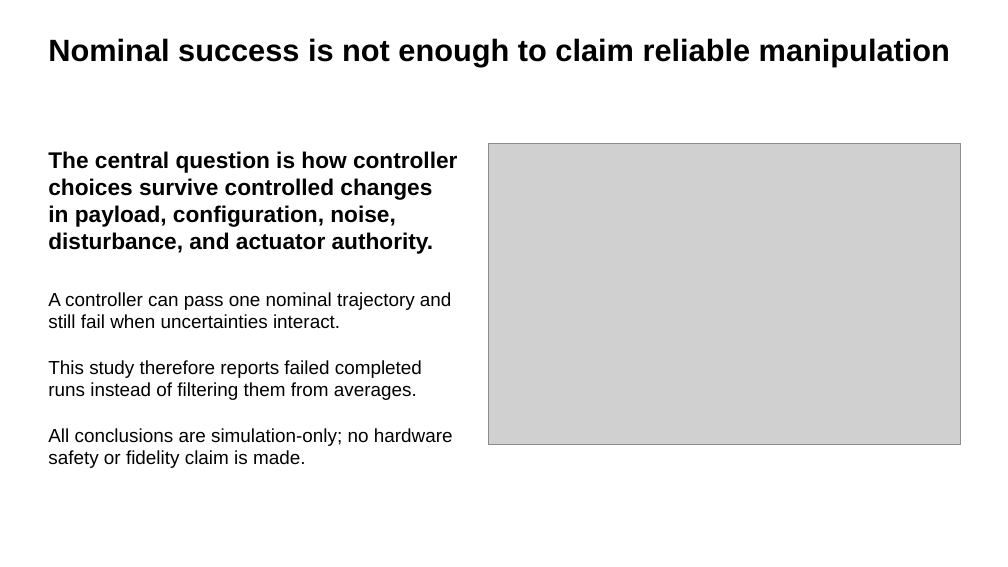
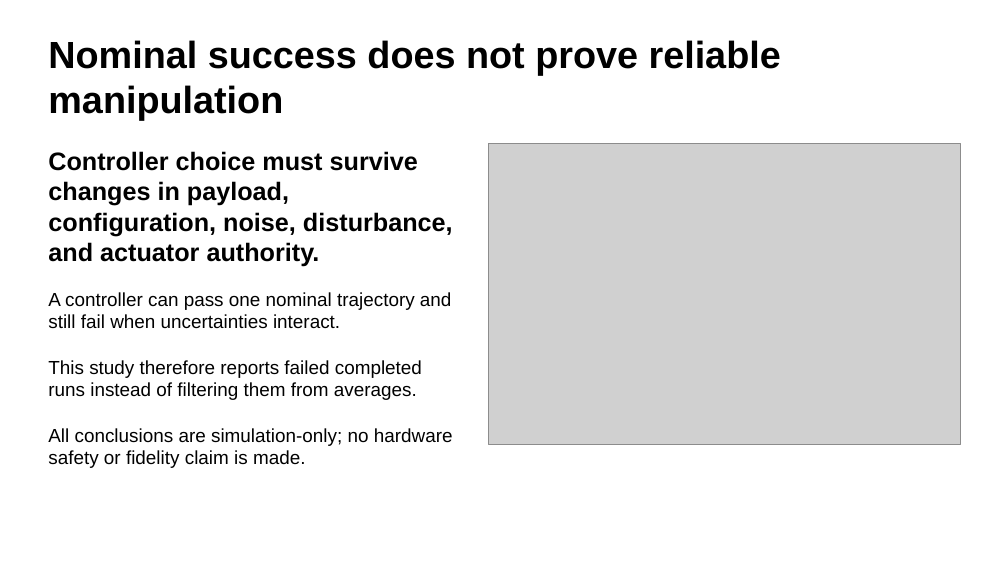
Before and after one commit to yzh423/PID-MATLAB, a slide deck: slide 2 of presentation/final_presentation.pptx. Drawn at 1008x567 pixels with LibreOffice and Linux fonts; fonts in the diff are those of the drawing; grey boxes stand for pictures. Boxes give left, top, right and bottom in pixels: in the first picture for what was removed or moved away, otherwise in the second. Text is boxed around its words. In the diff, an @@ line names an element or a change of style, - is before the commit and + after.

```diff
--- a/presentation/final_presentation.pptx
+++ b/presentation/final_presentation.pptx
@@ text at [48, 40, 781, 120]: text changed; size 29.4 to 36 pt @@
-Nominal success is not enough to claim reliable manipulation
+Nominal success does not prove reliable manipulation
@@ text at [48, 151, 453, 267]: text changed; size 21.6 to 24 pt @@
-The central question is how controller choices survive controlled changes in payload, configuration, noise, disturbance, and actuator authority.
+Controller choice must survive changes in payload, configuration, noise, disturbance, and actuator authority.
```
Also in this commit, not shown: 6 other slides changed, 29 other files.
